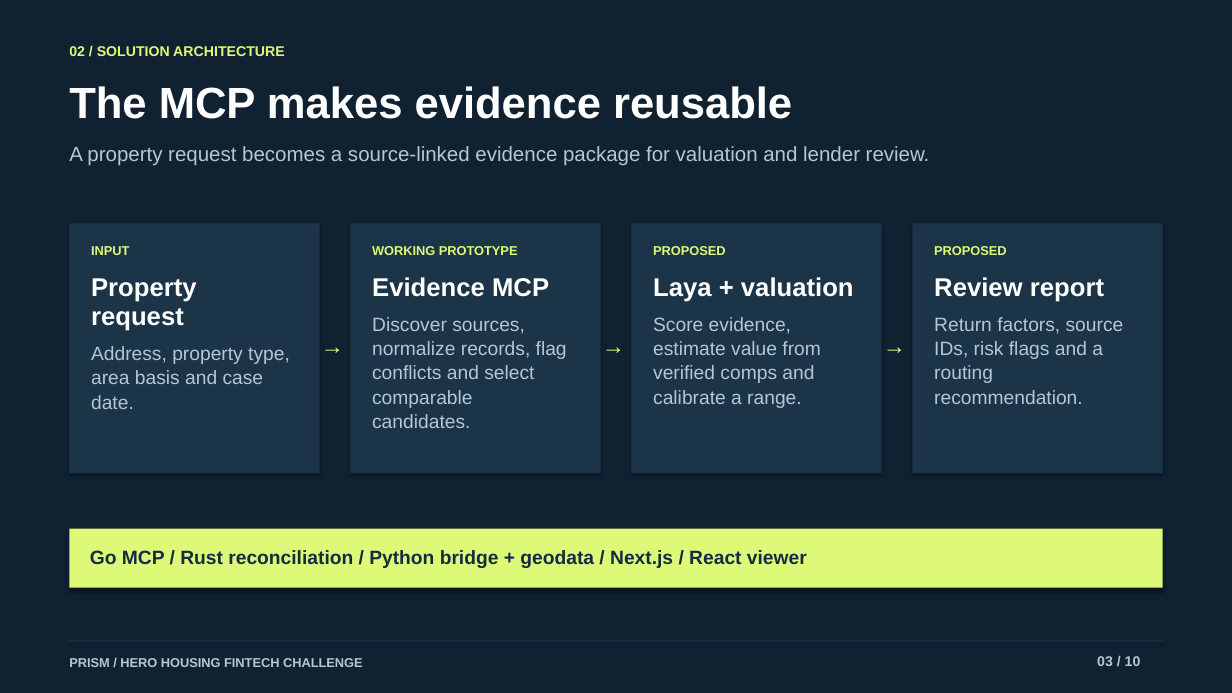
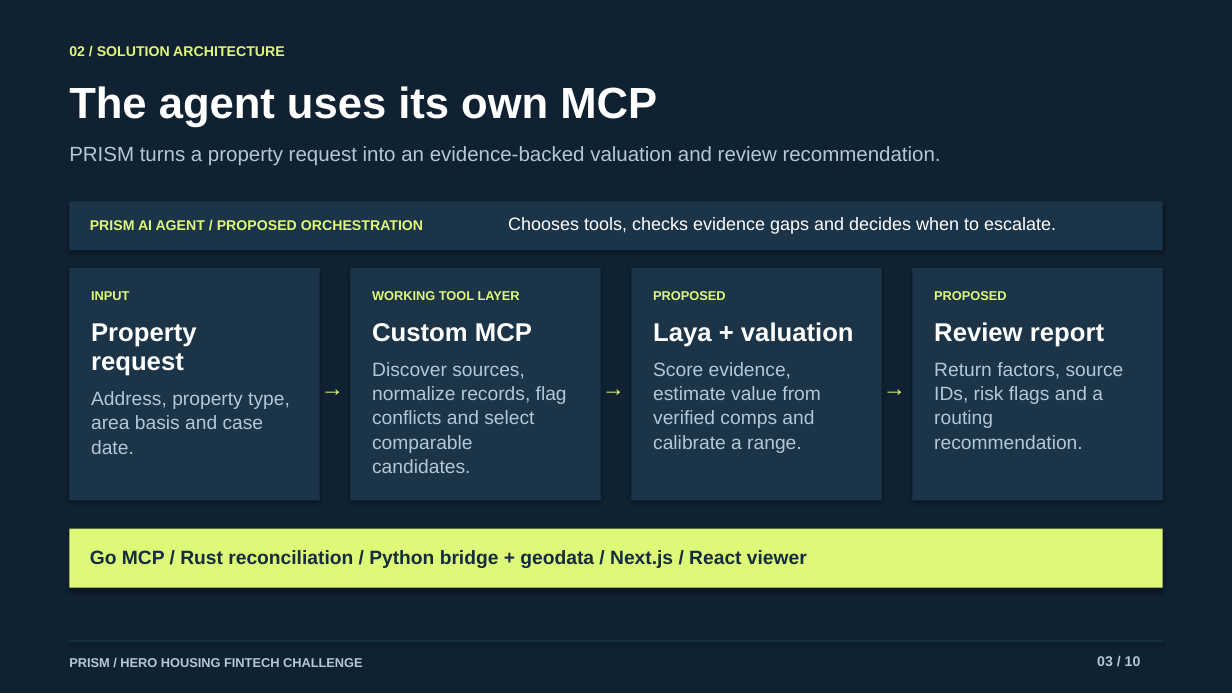
Before and after one commit to RABNEER/Prism, a slide deck: slide 3 of submission/PRISM - Hero Housing Solution Deck.pptx. Drawn at 1232x693 pixels with LibreOffice and Linux fonts; fonts in the diff are those of the drawing. Boxes give left, top, right and bottom in pixels: in the first picture for what was removed or moved away, otherwise in the second. Text is boxed around its words. In the diff, an @@ line names an element or a change of style, - is before the commit and + after.

Commit message:
Present PRISM as an AI property valuation agent

```diff
--- a/submission/PRISM - Hero Housing Solution Deck.pptx
+++ b/submission/PRISM - Hero Housing Solution Deck.pptx
@@ text at box(69, 86, 657, 127): text changed @@
-The MCP makes evidence reusable
+The agent uses its own MCP
@@ text at box(69, 146, 941, 166): text changed @@
-A property request becomes a source-linked evidence package for valuation and lender review.
+PRISM turns a property request into an evidence-backed valuation and review recommendation.
@@ rectangle added at box(69, 201, 1163, 250), fill #1B3448 @@
@@ text added at box(90, 220, 423, 230), 11 pt, text #DEF978, bold @@
+PRISM AI AGENT / PROPOSED ORCHESTRATION
@@ text added at box(508, 217, 1056, 234), 14 pt, text #FFFFFF @@
+Chooses tools, checks evidence gaps and decides when to escalate.
@@ rectangle: place and size @@
-rectangle at box(69, 224, 320, 474)
+rectangle at box(69, 268, 320, 500)
@@ rectangle: place and size @@
-rectangle at box(350, 224, 601, 474)
+rectangle at box(350, 268, 601, 500)
@@ rectangle: place and size @@
-rectangle at box(631, 224, 882, 474)
+rectangle at box(631, 268, 882, 500)
@@ rectangle: place and size @@
-rectangle at box(913, 224, 1164, 474)
+rectangle at box(913, 268, 1164, 500)
@@ text at box(372, 291, 520, 300): text changed @@
-WORKING PROTOTYPE
+WORKING TOOL LAYER
@@ text at box(372, 323, 532, 342): text changed @@
-Evidence MCP
+Custom MCP
@@ 3 texts: place and size @@
-3 texts at box(321, 331, 912, 360)
+3 texts at box(321, 373, 912, 402)
@@ 23 texts: place and size @@
-23 texts at box(91, 246, 1124, 428)
+23 texts at box(91, 291, 1124, 473)
```
Also in this commit, not shown: 2 other slides changed, 3 other files.
